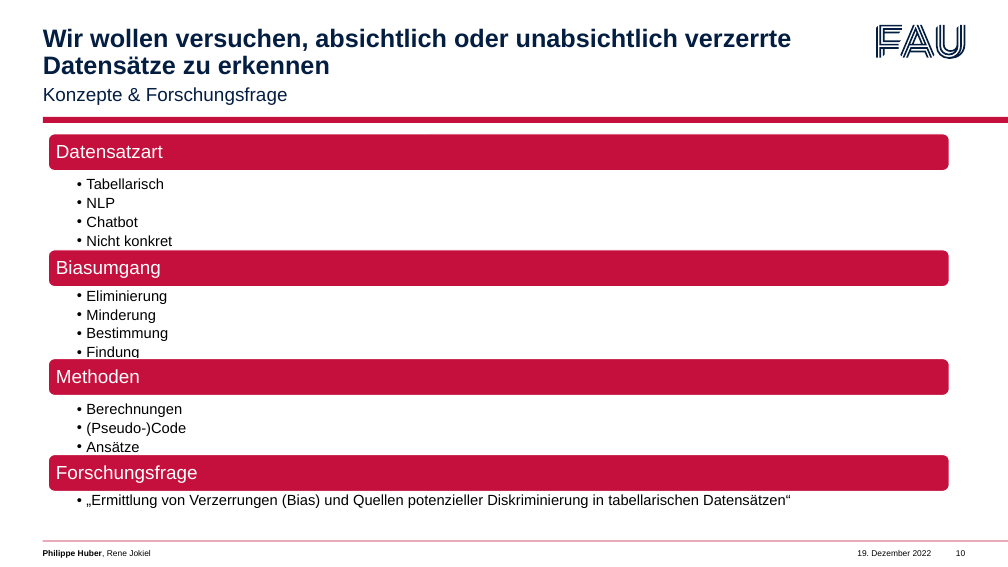
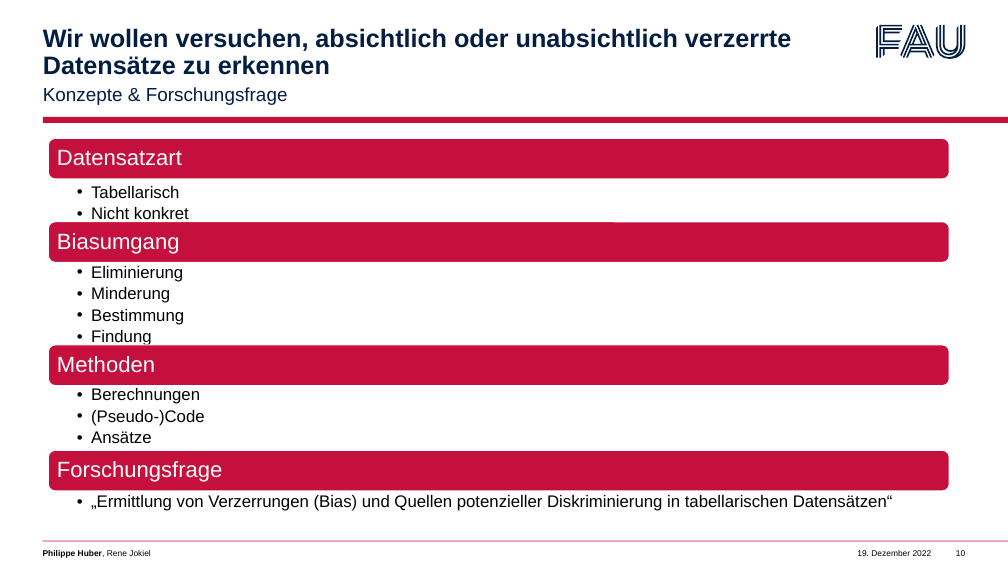
Before and after one commit to BelmontR/CSV-AI-Fairnes-Checker-, a slide deck: slide 10 of F-Seminar/Zwischenpräsentation.pptx. Drawn at 1008x567 pixels with LibreOffice and Linux fonts; fonts in the diff are those of the drawing. Boxes give left, top, right and bottom in pixels: in the first picture for what was removed or moved away, otherwise in the second. Text is boxed around its words. In the diff, an @@ line names an element or a change of style, - is before the commit and + after.

```diff
--- a/F-Seminar/Zwischenpräsentation.pptx
+++ b/F-Seminar/Zwischenpräsentation.pptx
@@ rounded rectangle: place and size @@
-rounded rectangle at (48,134,950,171)
+rounded rectangle at (48,138,950,179)
@@ size 14 to 16 pt; indent changed in 4 elements at (91,495,893,511), (91,388,205,443), (91,266,184,347), (91,186,189,224) @@
@@ text at (86,198,138,227): paragraphs removed @@
-  • NLP
-  • Chatbot
@@ rounded rectangle: place and size @@
-rounded rectangle at (48,250,950,287)
+rounded rectangle at (48,222,950,262)
@@ size 18 to 21 pt; more space between paragraphs in 4 elements at (57,461,222,482), (57,149,182,166), (57,356,155,373), (57,233,180,254) @@
@@ text "Biasumgang": place and size @@
-text "Biasumgang" at (56,260,161,278)
+text "Biasumgang" at (57,233,180,254)
@@ text "Eliminierung": place and size @@
-text "Eliminierung" at (86,290,168,360)
+text "Eliminierung" at (91,266,184,347)
@@ rounded rectangle: place and size @@
-rounded rectangle at (48,358,950,395)
+rounded rectangle at (48,345,950,386)
@@ text "Methoden": place and size @@
-text "Methoden" at (56,369,140,383)
+text "Methoden" at (57,356,155,373)
@@ text "Berechnungen": place and size @@
-text "Berechnungen" at (86,403,186,452)
+text "Berechnungen" at (91,388,205,443)
```
Also in this commit, not shown: 1 other slide changed.
